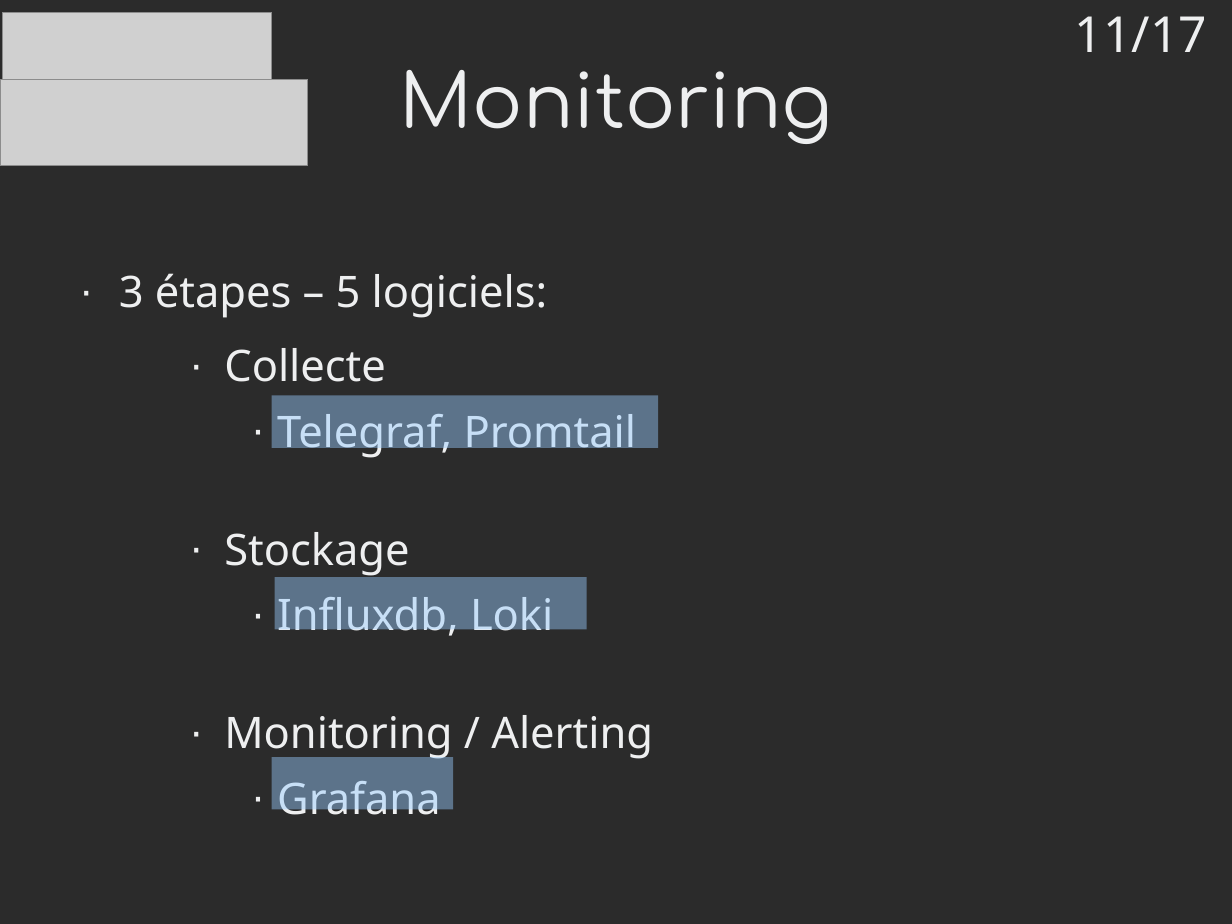
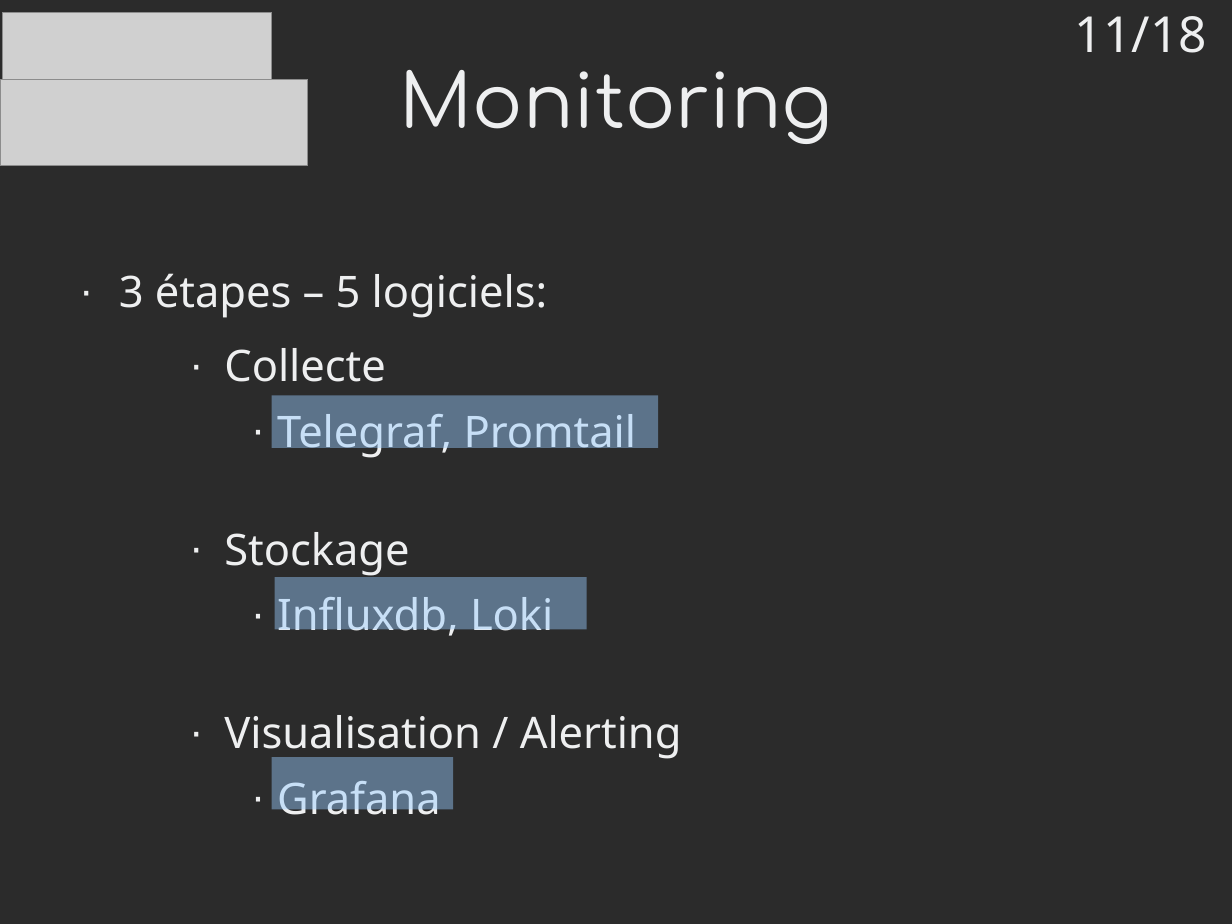
Before and after one commit to mrwormo/rapport_de_stage, a slide deck: slide 11 of files/prez.odp. Drawn at 1232x924 pixels with LibreOffice and Linux fonts; fonts in the diff are those of the drawing; grey boxes stand for pictures; background and template pictures are left out; a plain dark background stands for a picture behind light text. Boxes give left, top, right and bottom in pixels: in the first picture for what was removed or moved away, otherwise in the second. Text is boxed around its words. In the diff, an @@ line names an element or a change of style, - is before the commit and + after.

```diff
--- a/files/prez.odp
+++ b/files/prez.odp
@@ text at (1075, 16, 1207, 53): text changed @@
-11/17
+11/18
@@ text at (224, 715, 682, 760): text changed @@
-    · Monitoring / Alerting
+    · Visualisation / Alerting
```
Also in this commit, not shown: 14 other slides changed, 2 slides added, 1 slide removed, 3 other files.
